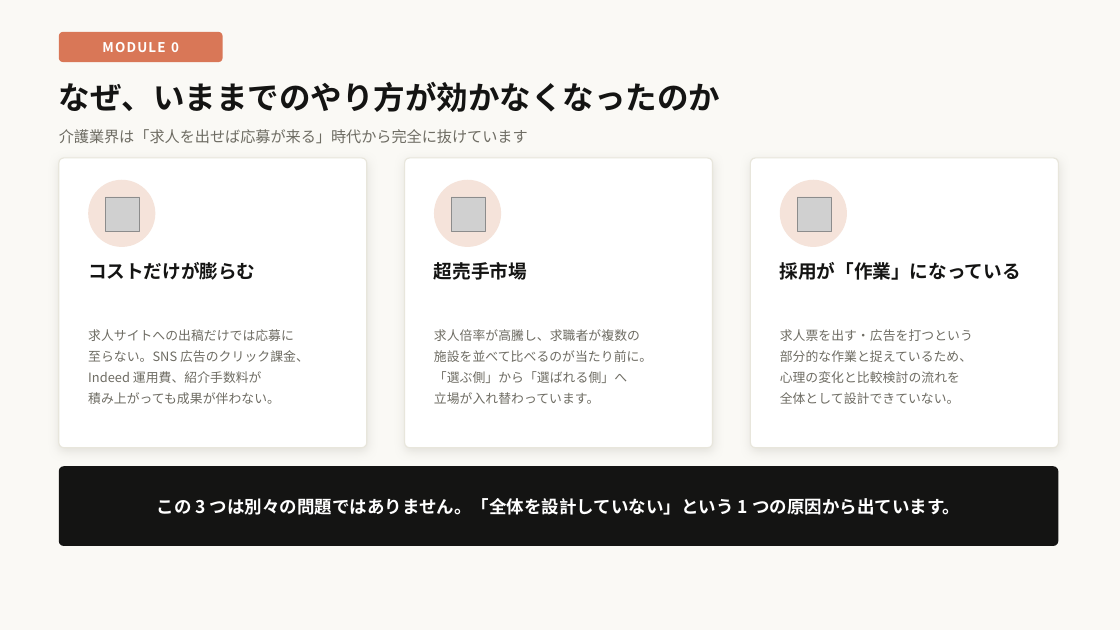
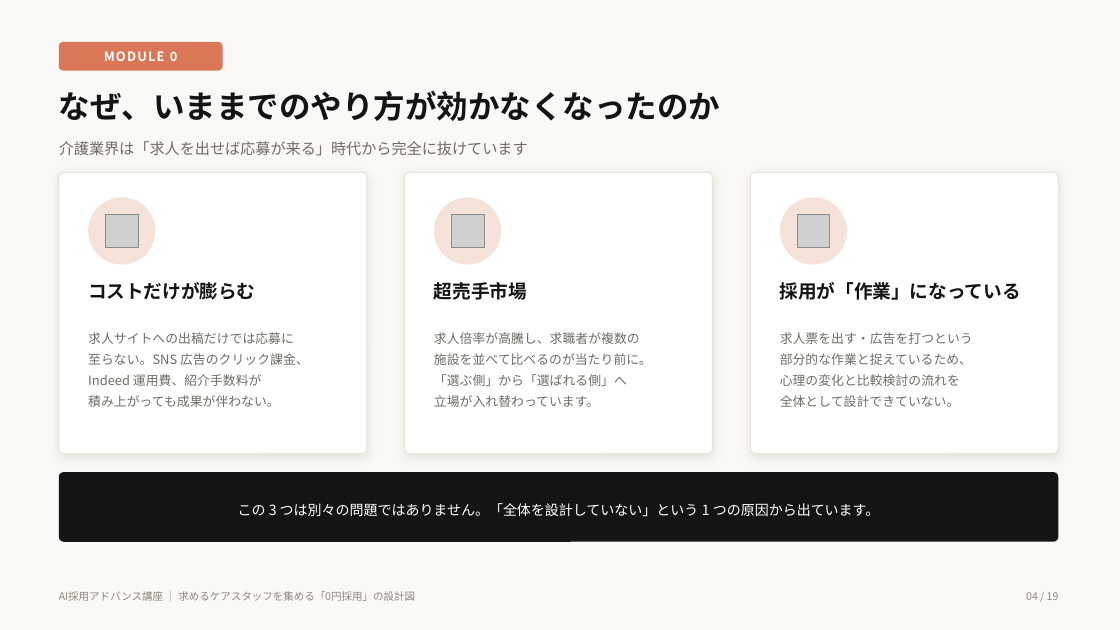
Before and after one commit to gala19690717-bit/-ai-news-mailer, a slide deck: slide 4 of docs/recruitment-webinar/AI採用アドバンス講座_0円採用の設計図.pptx. Drawn at 1120x630 pixels with LibreOffice and Linux fonts; fonts in the diff are those of the drawing; grey boxes stand for pictures. Boxes give left, top, right and bottom in pixels: in the first picture for what was removed or moved away, otherwise in the second. Text is boxed around its words. In the diff, an @@ line names an element or a change of style, - is before the commit and + after.

```diff
--- a/docs/recruitment-webinar/AI採用アドバンス講座_0円採用の設計図.pptx
+++ b/docs/recruitment-webinar/AI採用アドバンス講座_0円採用の設計図.pptx
@@ text "MODULE 0": place and size @@
-text "MODULE 0" at (102, 42, 179, 52)
+text "MODULE 0" at (104, 51, 178, 61)
@@ rounded rectangle: place and size @@
-rounded rectangle at (59, 32, 223, 62)
+rounded rectangle at (59, 42, 223, 71)
@@ text "MODULE 0" at (104, 51, 178, 61): size 11.5 to 11 pt @@
@@ text "なぜ、いままでのやり方が効かなくなったのか": place and size @@
-text "なぜ、いままでのやり方が効かなくなったのか" at (59, 82, 721, 112)
+text "なぜ、いままでのやり方が効かなくなったのか" at (59, 91, 721, 121)
@@ rounded rectangle: place and size @@
-rounded rectangle at (59, 158, 367, 448)
+rounded rectangle at (59, 172, 367, 454)
@@ rounded rectangle: place and size @@
-rounded rectangle at (405, 158, 713, 448)
+rounded rectangle at (405, 172, 713, 454)
@@ proportions changed in 5 elements at (59, 472, 1059, 542), (59, 42, 223, 71), (59, 172, 367, 454), (405, 172, 713, 454), (750, 172, 1059, 454) @@
@@ rounded rectangle: place and size @@
-rounded rectangle at (750, 158, 1059, 448)
+rounded rectangle at (750, 172, 1059, 454)
@@ 3 ellipses, 1 text: place and size @@
-3 ellipses, 1 text at (59, 129, 847, 247)
+3 ellipses, 1 text at (59, 141, 847, 265)
@@ 3 pictures: place and size @@
-3 pictures at (105, 197, 832, 232)
+3 pictures at (105, 215, 830, 248)
@@ text "コストだけが膨らむ": place and size @@
-text "コストだけが膨らむ" at (88, 262, 255, 280)
+text "コストだけが膨らむ" at (88, 282, 255, 300)
@@ text "超売手市場": place and size @@
-text "超売手市場" at (434, 262, 527, 280)
+text "超売手市場" at (434, 282, 527, 300)
@@ text "採用が「作業」になっている": place and size @@
-text "採用が「作業」になっている" at (780, 262, 1021, 280)
+text "採用が「作業」になっている" at (780, 282, 1021, 300)
@@ rounded rectangle: place and size @@
-rounded rectangle at (59, 466, 1059, 546)
+rounded rectangle at (59, 472, 1059, 542)
@@ text "この 3 つは別々の問題ではありません。「全体を設計していない」という 1 つの原因から出ています。" at (238, 503, 879, 517): size 15 to 12 pt, bold off; line spacing 1 to 19pt @@
@@ text added at (59, 591, 415, 601), 9 pt, text #8A887E @@
+AI採用アドバンス講座 ｜ 求めるケアスタッフを集める「0円採用」の設計図
@@ text added at (1026, 592, 1059, 600), 9 pt, text #8A887E @@
+04 / 19
```
Also in this commit, not shown: 18 other slides changed, 2 other files.
